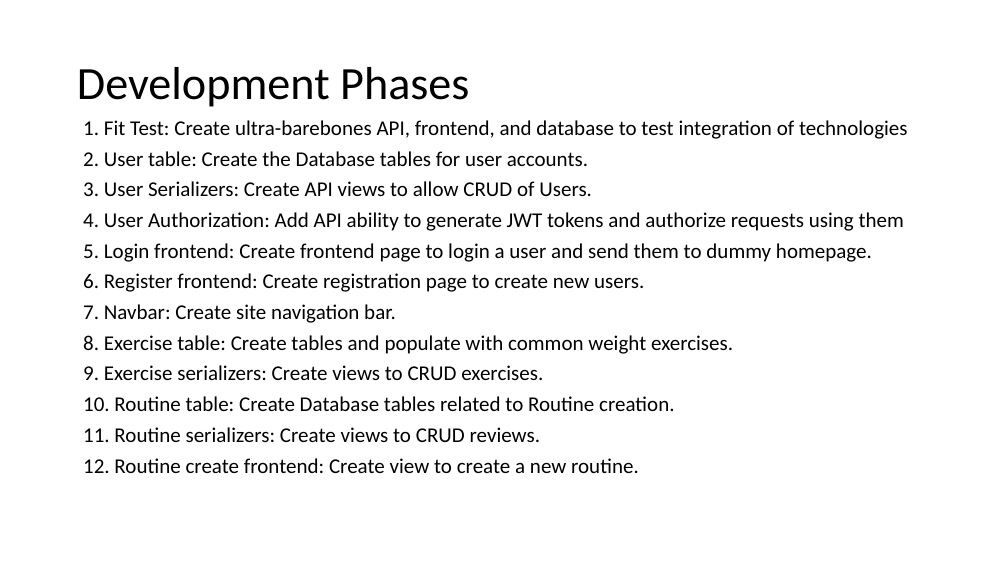
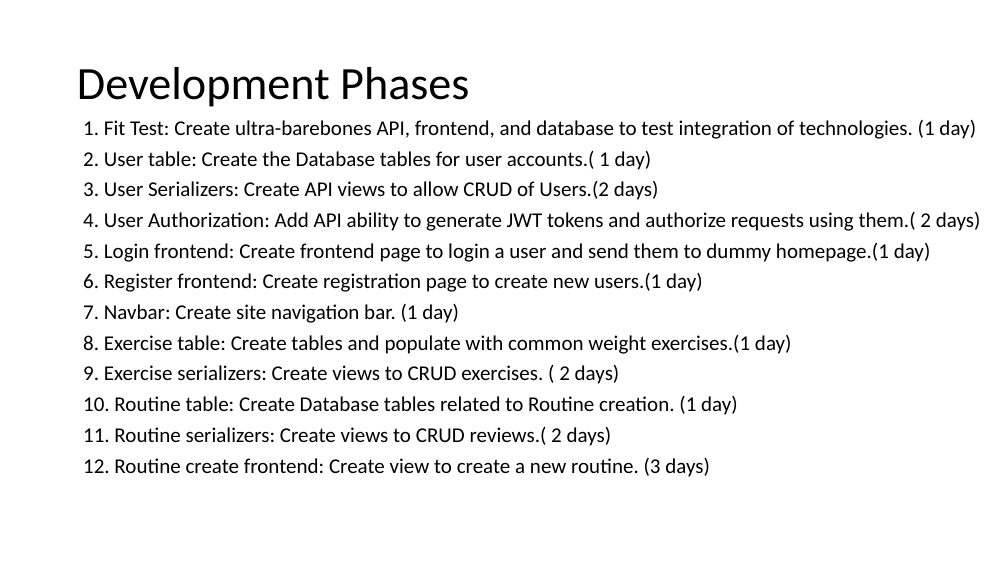
Before and after one commit to Skyward176/UnnamedFitnessApp, a slide deck: slide 9 of Documentation/Presentation1.odp (slide 8 before the commit). Drawn at 1008x567 pixels with LibreOffice and Linux fonts; fonts in the diff are those of the drawing. Boxes give left, top, right and bottom in pixels: in the first picture for what was removed or moved away, otherwise in the second. Text is boxed around its words. In the diff, an @@ line names an element or a change of style, - is before the commit and + after.

```diff
--- a/Documentation/Presentation1.odp
+++ b/Documentation/Presentation1.odp
@@ text at (83,120,981,477): text changed @@
-1. Fit Test: Create ultra-barebones API, frontend, and database to test integration of technologies
-2. User table: Create the Database tables for user accounts.
-3. User Serializers: Create API views to allow CRUD of Users.
-4. User Authorization: Add API ability to generate JWT tokens and authorize requests using them
-5. Login frontend: Create frontend page to login a user and send them to dummy homepage.
-6. Register frontend: Create registration page to create new users.
-7. Navbar: Create site navigation bar.
-8. Exercise table: Create tables and populate with common weight exercises.
-9. Exercise serializers: Create views to CRUD exercises.
-10. Routine table: Create Database tables related to Routine creation.
-11. Routine serializers: Create views to CRUD reviews.
-12. Routine create frontend: Create view to create a new routine.
+1. Fit Test: Create ultra-barebones API, frontend, and database to test integration of technologies. (1 day)
+2. User table: Create the Database tables for user accounts.( 1 day)
+3. User Serializers: Create API views to allow CRUD of Users.(2 days)
+4. User Authorization: Add API ability to generate JWT tokens and authorize requests using them.( 2 days)
+5. Login frontend: Create frontend page to login a user and send them to dummy homepage.(1 day)
+6. Register frontend: Create registration page to create new users.(1 day)
+7. Navbar: Create site navigation bar. (1 day)
+8. Exercise table: Create tables and populate with common weight exercises.(1 day)
+9. Exercise serializers: Create views to CRUD exercises. ( 2 days)
+10. Routine table: Create Database tables related to Routine creation. (1 day)
+11. Routine serializers: Create views to CRUD reviews.( 2 days)
+12. Routine create frontend: Create view to create a new routine. (3 days)
```
Also in this commit, not shown: 4 other slides changed, 1 slide added, 9 other files.
